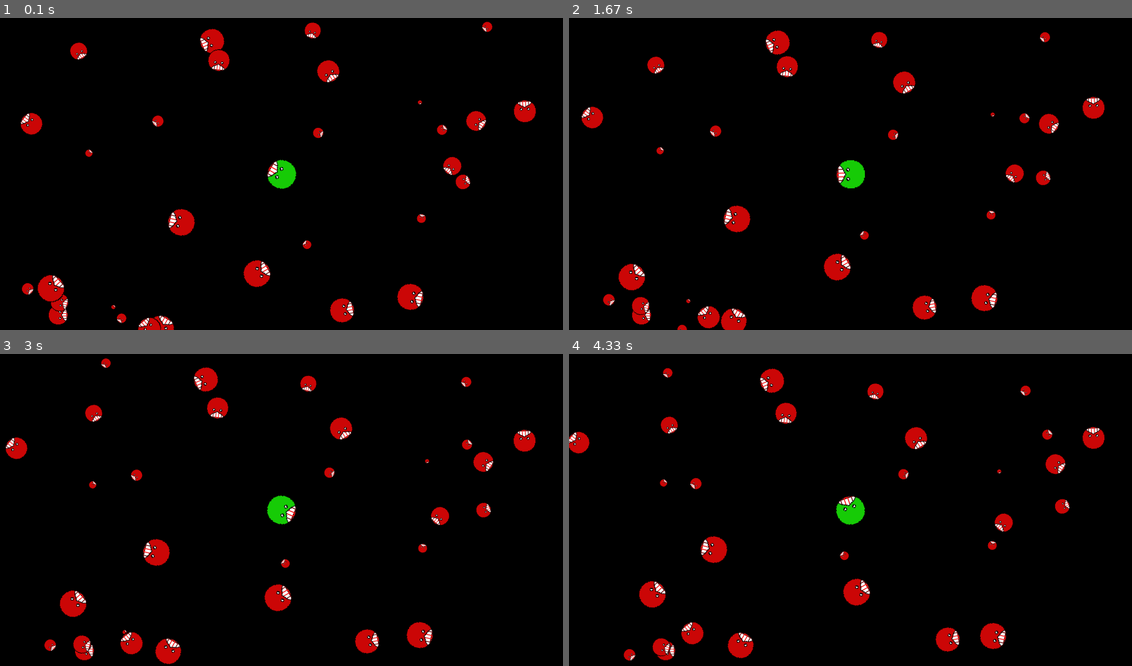
Above: before the commit, frames 1-4 (two rows, left to right).
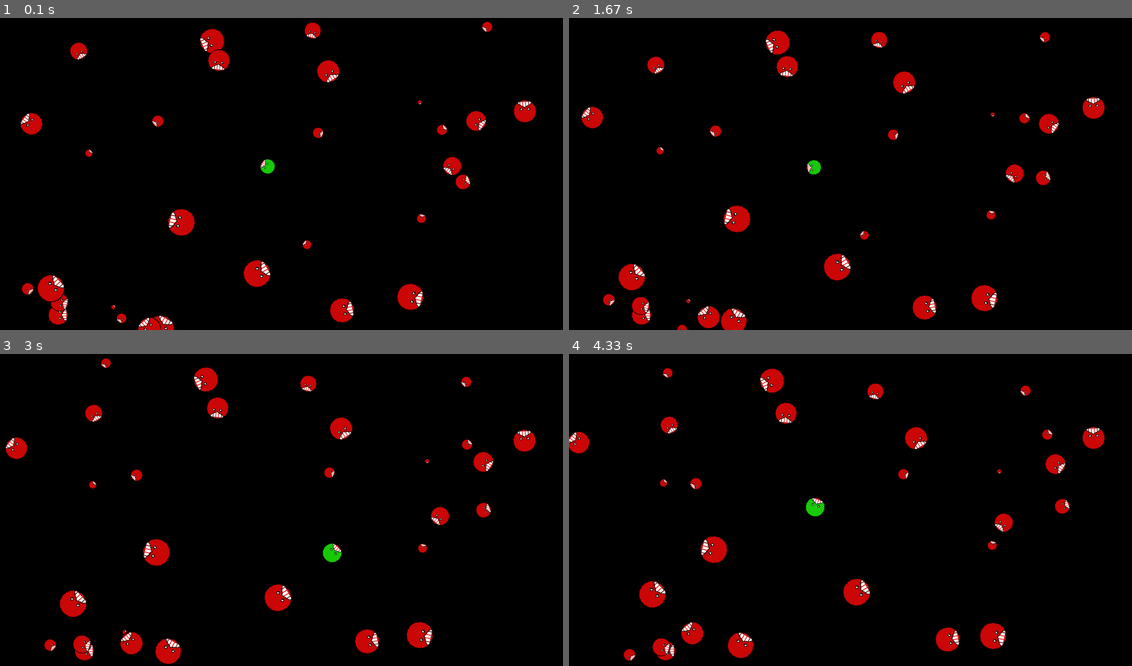
Above: after the commit, the same moments.

Repository: getb1/absorber_game
Game: pygame game, started from src/main.py
The game is run twice, just before and just after one commit, with the same random seed, the same clock (stepped at 60 frames per second) and the same inputs.
Inputs (mouse positions are in pixels of both pictures, inside the frame that each line leads up to):
- Up to frame 1 (0.1 s): no input
- Up to frame 2 (1.67 s): hold Right 0.33-0.8 s; move the mouse to (827, 186) at 0.37 s; hold Up 0.88-1.18 s; move the mouse to (1030, 164) at 0.92 s; hold Right from 1.22 s (still down); move the mouse to (715, 177) at 1.25 s
- Up to frame 3 (3 s): release Right at 1.68 s; click (106, 581) at 1.77 s; click (489, 619) at 2.1 s; hold Left 2.38-2.92 s; click (349, 538) at 2.47 s; hold Down from 2.95 s (still down); move the mouse to (292, 403) at 2.98 s
- Up to frame 4 (4.33 s): click (861, 403) at 3.03 s; release Down at 3.25 s; hold Left 3.28-3.68 s; move the mouse to (647, 500) at 3.32 s; click (647, 500) at 3.37 s; hold Up 3.72-4.08 s; click (856, 544) at 3.8 s; hold Right from 4.12 s (still down); click (833, 456) at 4.2 s

The runs differ from the first frame. In frame 1, 0.4% of the frame differs, in the area x 46-53%, y 45-55%; in frame 2, 0.5%; in frame 3, 0.6%, in the area x 47-61%, y 45-69%; in frame 4, 0.6%.

Commit message:
Update main.py

Diff:
--- a/src/main.py
+++ b/src/main.py
@@ -33,11 +33,24 @@
             self.velocity_y = random.uniform(-1,1)
 
         self.angle_deg = math.degrees(math.atan2(self.velocity_y,self.velocity_x))
+        self.last_anim = clock()
 
         transformSprite(self.sprite, self.angle_deg,self.size/100)
 
 
+    def add_images(self,images):
+        for image in images:
+            addSpriteImage(self.sprite,image)
+
     def move(self):
+
+        now = clock()
+
+        if now-self.last_anim<200:
+            pass
+        else:
+            self.last_anim = now
+
 
         self.x = (self.x+self.velocity_x)%SCREEN_SIZE_W
         self.y = (self.y+self.velocity_y)%SCREEN_SIZE_H
@@ -49,13 +62,23 @@
     def __init__(self,x,y,image,  size):
         super().__init__(x,y,image, size)
 
+        self.max_speed = 15
+        self.alive = 1
 
-    def move(self):
+    def move(self,creatures):
+
+
+
         mouse_x = mouseX()
         mouse_y = mouseY()
 
         diff_x = mouse_x-self.x
         diff_y = mouse_y-self.y
+        dist = math.sqrt(diff_x**2 + diff_y**2)
+        self.speed = dist/200 * 10
+
+
+
 
         if diff_x != 0:
             if diff_y !=0:
@@ -65,13 +88,23 @@
         else:
             self.angle_deg = 90 if diff_y>0 else -90
 
-
-
-
-
-
+        self.velocity_x = math.cos(math.radians(self.angle_deg)) * self.speed
+        self.velocity_y = math.sin(math.radians(self.angle_deg)) * self.speed
 
         transformSprite(self.sprite,self.angle_deg,self.size/100)
+        super().move()
+
+        for c in creatures:
+            if touching(self.sprite,c.sprite):
+                if self.size>c.size:
+                    print("Nom",random.randint(100,10000))
+                    creatures.remove(c)
+                    self.size+=15
+                    hideSprite(c.sprite)
+                elif self.size<c.size:
+
+                    print("DEAD")
+
 
 
 
@@ -80,15 +113,16 @@
 enemies = []
 for i in range(30):
     enemies.append(Creature(random.randint(0,SCREEN_SIZE_W),random.randint(0,SCREEN_SIZE_H), "Image_Files/sprite_0.png", random.randint(10,100)))
+    enemies[-1].add_images(["Image_Files/sprite_1.png","Image_Files/sprite_2.png","Image_Files/sprite_3.png"])
 
-player = Player(900,500,"Image_Files/sprite_4.png",100)
+player = Player(900,500,"Image_Files/sprite_4.png",50)
 
 while True:
     for e in enemies:
         e.move()
     tick(30)
     updateDisplay()
-    player.move()
+    player.move(enemies)
 
 
 
